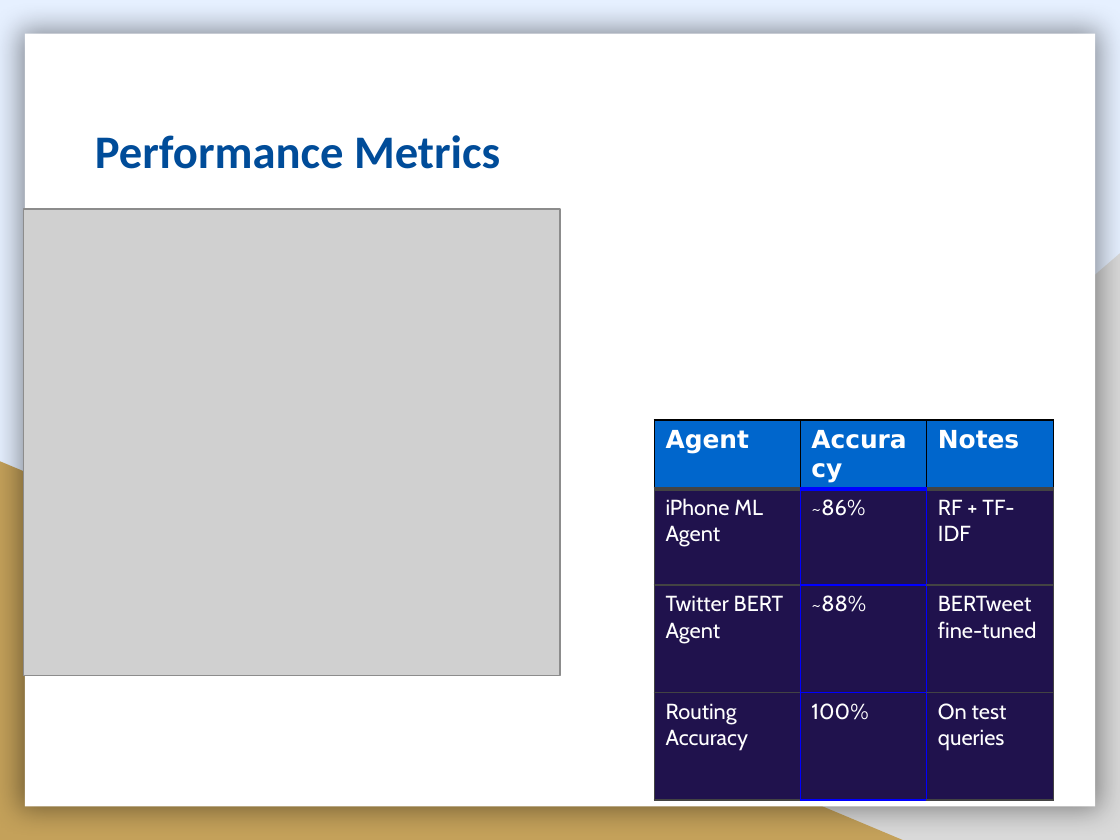
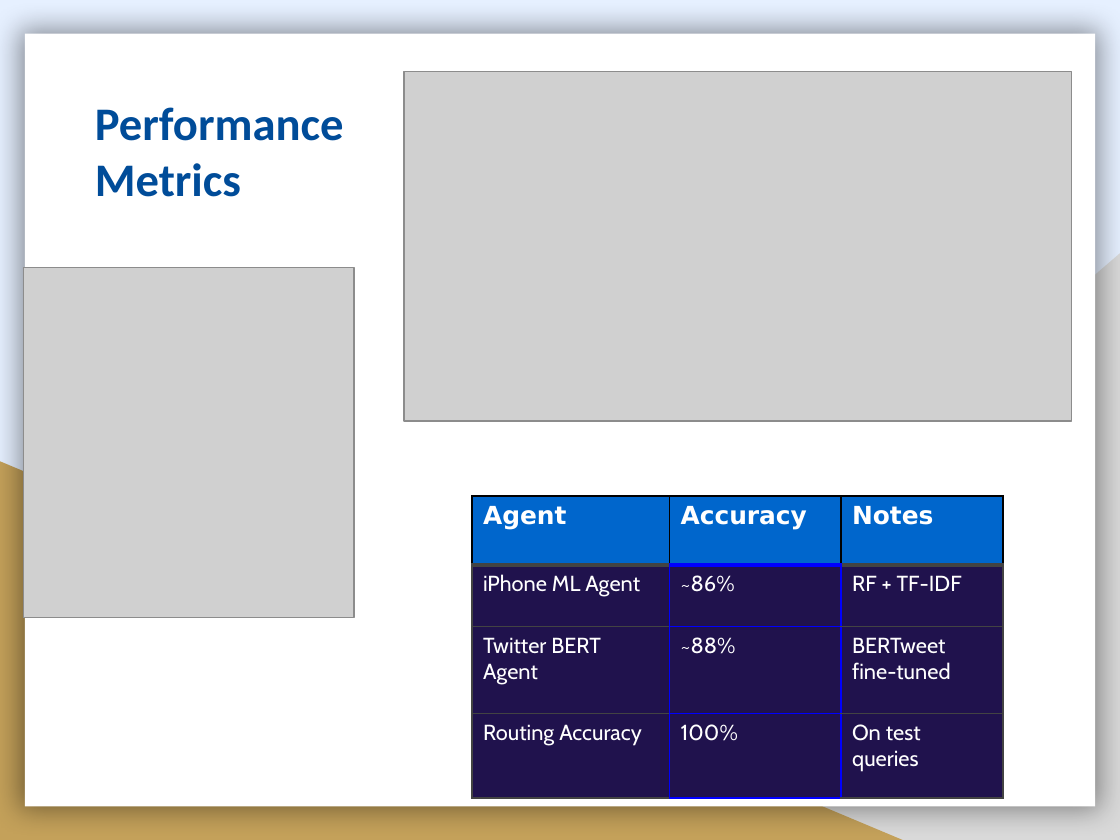
Before and after one commit to gshiva1975/AAI-510, a slide deck: slide 5 of finalproject-submission/Final Project SectionX-TeamGroup-9-Presentation.pptx (slide 6 before the commit). Drawn at 1120x840 pixels with LibreOffice and Linux fonts; fonts in the diff are those of the drawing; grey boxes stand for pictures. Boxes give left, top, right and bottom in pixels: in the first picture for what was removed or moved away, otherwise in the second. Text is boxed around its words. In the diff, an @@ line names an element or a change of style, - is before the commit and + after.

```diff
--- a/finalproject-submission/Final Project SectionX-TeamGroup-9-Presentation.pptx
+++ b/finalproject-submission/Final Project SectionX-TeamGroup-9-Presentation.pptx
@@ title "Performance Metrics" rewrapped from box(95, 135, 500, 169) to box(95, 107, 344, 197) @@
@@ picture added at box(404, 72, 1072, 421) @@
@@ picture: place and size @@
-picture at box(24, 209, 560, 676)
+picture at box(24, 267, 354, 617)
@@ table: place and size @@
-table at box(654, 420, 1053, 787)
+table at box(472, 496, 1002, 799)
```
Also in this commit, not shown: 3 other slides changed, 1 slide removed, 1 other file.
